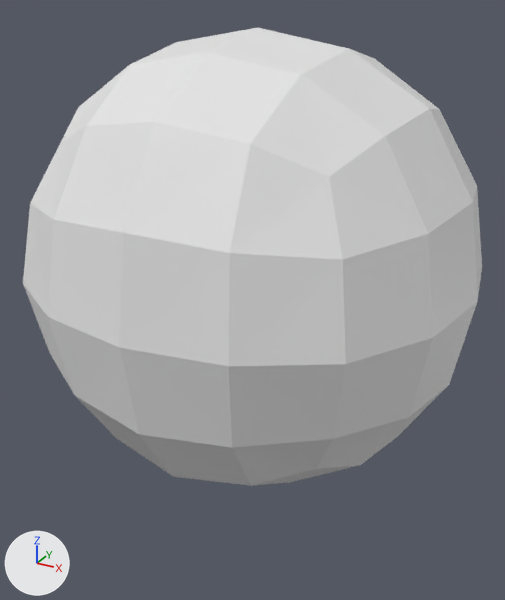
Before and after pictures for a commit that changed the Blender file Mallas(Cabeza)/CabezaHumanaPreliminar.blend.
The view is the same before and after, from a 50 mm lens placed at (2.54, -4.7, 1.98), pointed at (-0.09, 0.09, -0.41). Every picture has the same lights, and +X, +Y and +Z are marked at lower left.

Objects in the first picture: 'Cubo'.
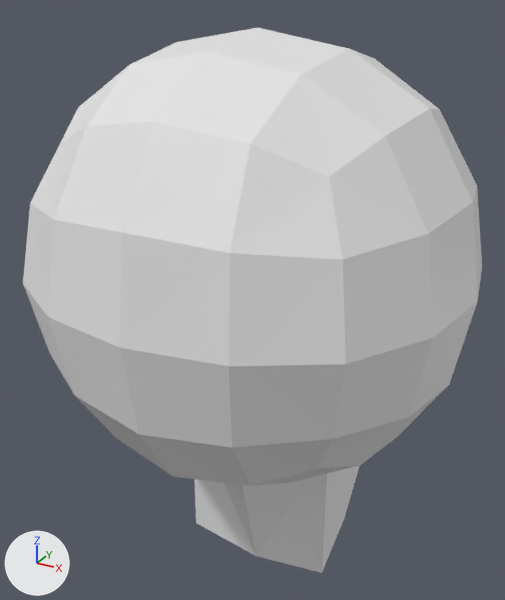
Commit message: 3 modos de modelar una cabeza.

Edits to the bpy script that builds the scene:
```text
Change me_cubo_001:
    used by ob_cubo; location = (0.0, 0.0, 0.0)
    remove me_cubo_001.from_pydata(...)  # 98 vertices, 96 faces; spans x -1.76..1.76, y -1.76..1.76, z -1.76..1.76
    add me_cubo_001.from_pydata(...)  # 62 vertices, 52 faces; spans x 0.0..1.76, y -1.76..1.76, z -3.13..1.76
    me_cubo_001 part 1
    44 vertices are removed from x -1.76..0.0, y -1.64..1.64, z -1.76..1.64
    52 faces are deleted
    8 vertices are added at x 0.0..0.7, y -0.68..1.29, z -3.13..-1.64
    8 new faces join them
Change ob_cubo:
    add _m = ob_cubo.modifiers.new('Reflexión', 'MIRROR')
    add _m.use_clip = True
```

Boxes [x1, y1, x2, y2] around the edits, measured in the pictures (505 x 600 px):
'Cubo', reshaped, modifiers changed (19% taller)
    before: [23, 28, 482, 486]
    after: [23, 28, 482, 573]
part 1 of me_cubo_001, cut back
    before: [23, 28, 255, 475]
    after: [194, 465, 360, 573]
